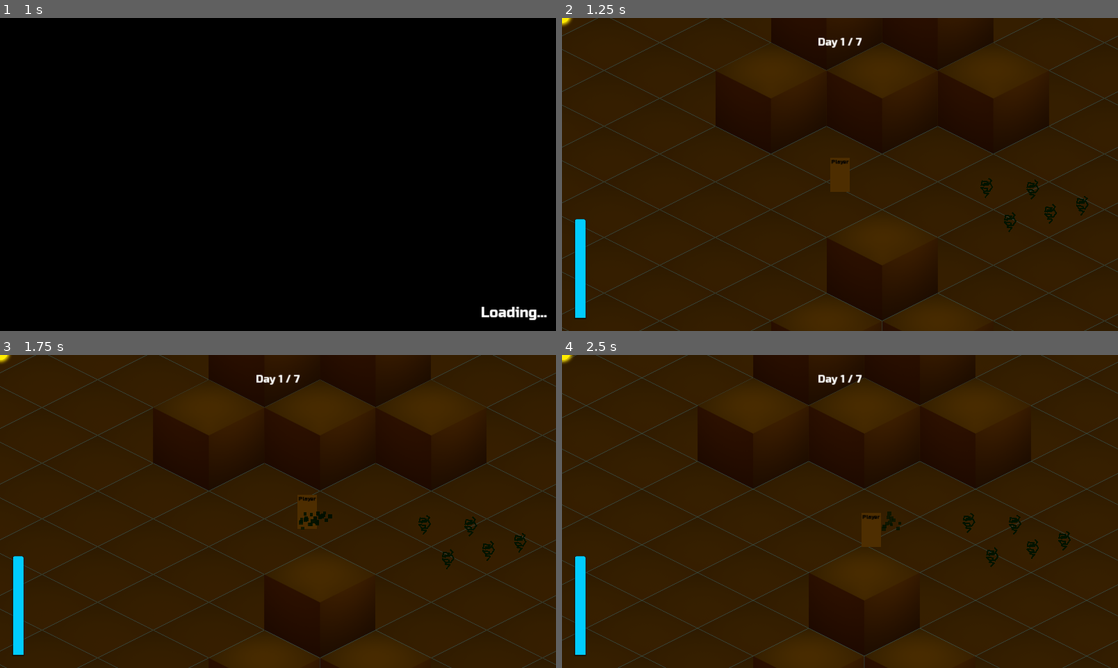
Above: before the commit, frames 1-4 (two rows, left to right).
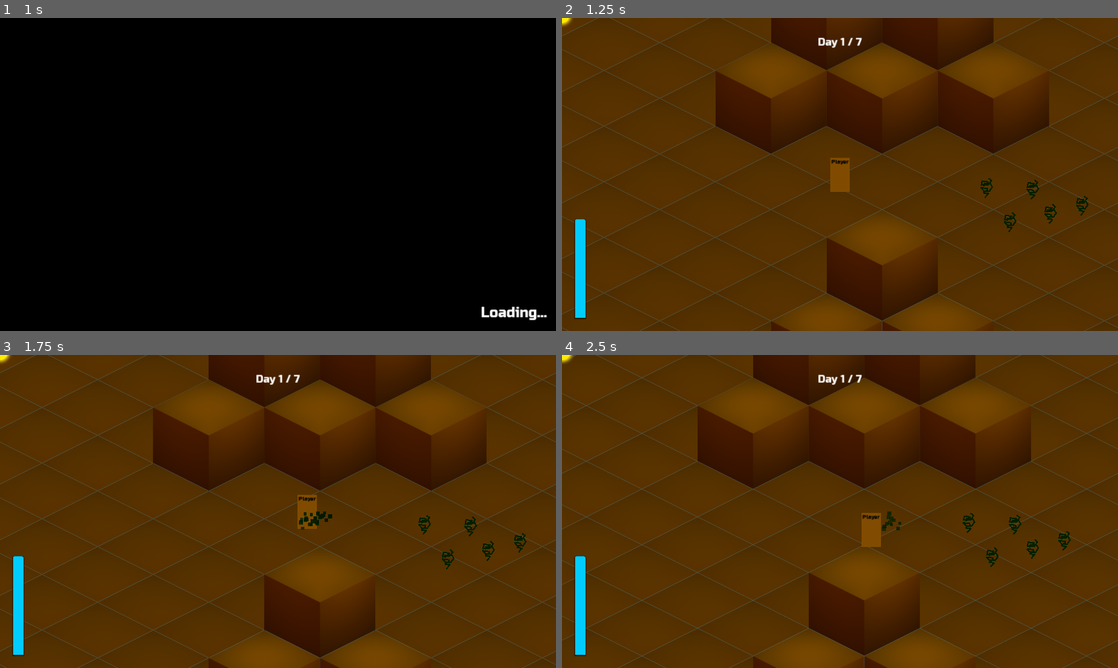
Above: after the commit, the same moments.

Repository: lorentzo/jagoda-jam
Game: Godot game, scene res://Scenes/MainMenu.tscn
Same seed, same stepped clock (60 frames per second), same inputs: the game is played once before the commit and once after it.
Inputs:
- Up to frame 1 (1 s): click "Play" at 0.5 s
- Up to frame 2 (1.25 s): no input
- Up to frame 3 (1.75 s): hold Right (walk-right) from 1.28 s (still down); hold Space (use-item) from 1.28 s (still down)
- Up to frame 4 (2.5 s): release Right (walk-right) at 2.03 s; release Space (use-item) at 2.03 s; hold Down (walk-down) from 2.03 s (still down); tap Space (use-item) at 2.1 s

Frame 1 is identical in both runs. In frame 2, 91% of the frame differs, in the area x 0-100%, y 0-100%; in frame 3, 90%; in frame 4, 90%.

Commit message:
Set MIN_LUMINANCE to 0.5

Diff:
--- a/jagoda/Scenes/Game.gd
+++ b/jagoda/Scenes/Game.gd
@@ -3,7 +3,7 @@
 const MAIN_MENU_SCENE = "res://Scenes/MainMenu.tscn"
 const DAY_LENGTH_MINUTES: int = 7
 const DAY_LENGTH_SECONDS: int = DAY_LENGTH_MINUTES * 60
-const MIN_LUMINANCE: float = 0.3
+const MIN_LUMINANCE: float = 0.5
 const MAX_LUMINANCE: float = 1.0
 const LUMINANCE_RANGE: float = MAX_LUMINANCE - MIN_LUMINANCE
 const MIN_SATURATION: float = 1.0
